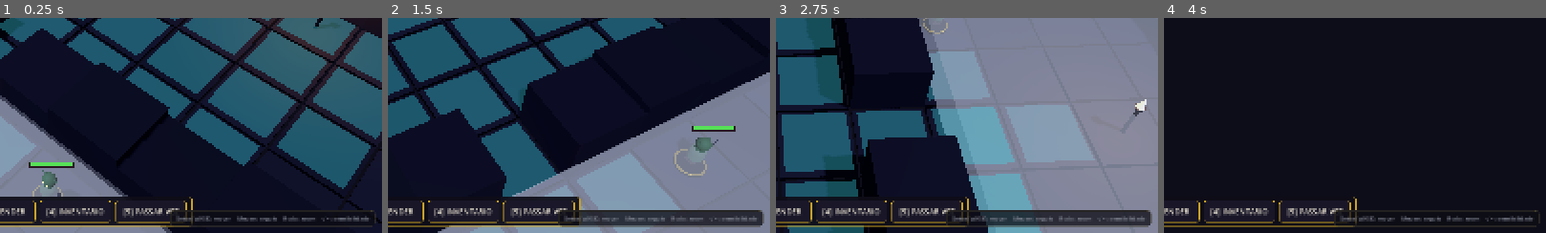
Above: before the commit, frames 1-4 (left to right).
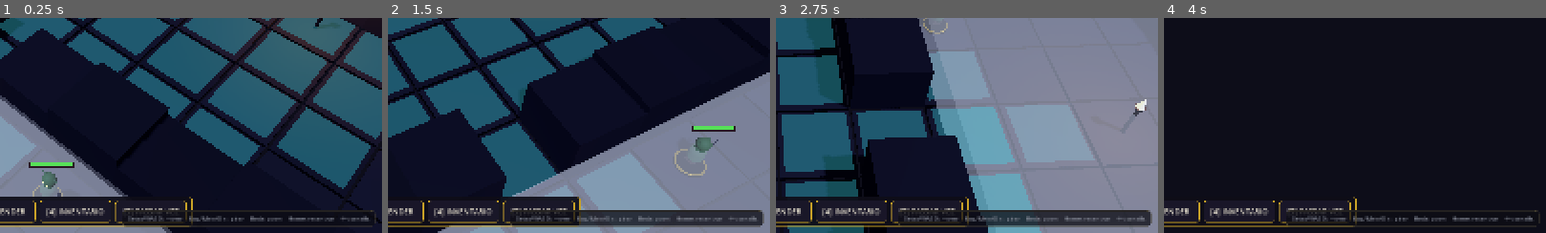
Above: after the commit, the same moments.

Repository: FalconiRod/Little-Sword
Game: Godot game, scene res://src/scenes/main.tscn
Same seed, same stepped clock (60 frames per second), same inputs: the game is played once before the commit and once after it.
Inputs (mouse positions are % of the whole screen's width and height, from its top left):
- Up to frame 1 (0.25 s): no input
- Up to frame 2 (1.5 s): tap Enter at 0.5 s; move the mouse to (72, 45) at 0.52 s; hold D 0.53-1.28 s; hold E 0.53-1.28 s; click (72, 45) at 0.67 s; move the mouse to (30, 55) at 1.27 s; hold S from 1.28 s (still down); tap Q at 1.35 s; click (30, 55) at 1.42 s
- Up to frame 3 (2.75 s): tap E at 1.55 s; move the mouse to (60, 28) at 2.02 s; release S at 2.03 s; hold D from 2.03 s (still down); hold E from 2.03 s (still down); click (60, 28) at 2.17 s
- Up to frame 4 (4 s): move the mouse to (45, 70) at 2.77 s; release D at 2.78 s; release E at 2.78 s; hold W 2.78-3.53 s; tap 1 at 2.85 s; click (45, 70) at 2.92 s; tap E at 3.05 s; move the mouse to (80, 65) at 3.52 s; hold A from 3.53 s (still down); hold E from 3.53 s (still down); tap 2 at 3.6 s; click (80, 65) at 3.67 s
The pictures show only the part of the screen within x 50-100%, y 50-100%; the shares and areas given below are measured in that part.

The runs differ from the first frame. In frame 1, 1.0% of the frame differs, in the area x 32-94%, y 89-98%; in frame 2, 0.9%; in frame 3, 0.8%; in frame 4, 1.0%.

Commit message:
v0.2.8: esquema do video BG3 - meio gira visao, Home recentra no heroi

Diff:
--- a/src/core/tactical_camera.gd
+++ b/src/core/tactical_camera.gd
@@ -38,7 +38,6 @@
 @export var pan_speed: float = 10.0
 @export var pan_acceleration: float = 6.0
 @export var pan_deceleration: float = 10.0
-@export var middle_mouse_pan_sensitivity: float = 0.02
 var _pan_limits := Rect2(0, 0, 26, 30)
 
 # ---------------------------------------------------------------------------
@@ -73,7 +72,6 @@
 
 var _is_orbiting: bool = false
 var _is_orbiting_yaw: bool = false
-var _is_panning_mmb: bool = false
 var _shake := 0.0
 var _auto_orbit := false
 
@@ -108,7 +106,8 @@
 
 func _unhandled_input(event: InputEvent) -> void:
 	if event is InputEventMouseButton:
-		if event.button_index == orbit_mouse_button:
+		if event.button_index == orbit_mouse_button or event.button_index == MOUSE_BUTTON_MIDDLE:
+			# Esquerdo OU meio arrastando: girar livremente (estilo BG3/vídeo).
 			_is_orbiting = event.pressed
 			if event.pressed:
 				return
@@ -118,10 +117,6 @@
 			_is_orbiting_yaw = event.pressed
 			if event.pressed:
 				return
-		elif event.button_index == MOUSE_BUTTON_MIDDLE:
-			_is_panning_mmb = event.pressed
-			if event.pressed:
-				return
 		elif event.button_index == MOUSE_BUTTON_WHEEL_UP and event.pressed:
 			var step := zoom_step * clampf(_zoom_current / 12.0, 1.0, 3.0)
 			_zoom_target = clamp(_zoom_target - step, zoom_min, zoom_max)
@@ -129,10 +124,15 @@
 			var step := zoom_step * clampf(_zoom_current / 12.0, 1.0, 3.0)
 			_zoom_target = clamp(_zoom_target + step, zoom_min, zoom_max)
 	elif event is InputEventKey and event.pressed and not event.echo:
-		if event.keycode == KEY_MINUS:
-			set_sensitivity(rotation_sensitivity - 0.02)
-		elif event.keycode == KEY_EQUAL:
-			set_sensitivity(rotation_sensitivity + 0.02)
+		match event.keycode:
+			KEY_MINUS:
+				set_sensitivity(rotation_sensitivity - 0.02)
+			KEY_EQUAL:
+				set_sensitivity(rotation_sensitivity + 0.02)
+			KEY_HOME:
+				if _follow_target != null:
+					set_follow(_follow_target, true)
+					EventBus.log_msg.emit("Câmera recentrada no herói.", "8fd3ff")
 	elif event is InputEventMouseMotion:
 		if _is_orbiting:
 			_yaw_target -= event.relative.x * rotation_sensitivity * 0.01
@@ -142,19 +142,6 @@
 			)
 		elif _is_orbiting_yaw:
 			_yaw_target -= event.relative.x * rotation_sensitivity * 0.01
-		elif _is_panning_mmb:
-			var right: Vector3 = global_transform.basis.x
-			var forward: Vector3 = -global_transform.basis.z
-			right.y = 0.0
-			forward.y = 0.0
-			right = right.normalized()
-			forward = forward.normalized()
-			var delta_pan: Vector3 = (
-				right * -event.relative.x + forward * event.relative.y
-			) * middle_mouse_pan_sensitivity * (_zoom_current / 12.0)
-			_pan_target += delta_pan
-			stop_follow()
-			_clamp_pan_target()
 
 
 func _process(delta: float) -> void:
@@ -209,7 +196,6 @@
 ## acompanha proporcionalmente para os dois gestos "sentirem" igual.
 func set_sensitivity(v: float) -> void:
 	rotation_sensitivity = clampf(v, SENS_MIN, SENS_MAX)
-	middle_mouse_pan_sensitivity = 0.02 * (rotation_sensitivity / 0.12)
 	var pct := int(round(rotation_sensitivity / 0.12 * 100.0))
 	EventBus.log_msg.emit("Sensibilidade do mouse: %d%%" % pct, "8fd3ff")
 
--- a/src/ui/hud.gd
+++ b/src/ui/hud.gd
@@ -309,7 +309,7 @@
 	p.offset_bottom = -14
 	p.mouse_filter = Control.MOUSE_FILTER_IGNORE
 	add_child(p)
-	var l := _label("Setas/WASD: mover    Mouse: angulo    Roda: zoom    -/= : sensibilidade", 12, "8a8f9c", p)
+	var l := _label("Setas/WASD: mover    Esq./Meio/Dir.: girar    Roda: zoom    Home: recentrar    -/=: sensib.", 12, "8a8f9c", p)
 	l.mouse_filter = Control.MOUSE_FILTER_IGNORE
 
 func _build_inventory() -> void:
Not shown, changed: docs/CHANGELOG.md
